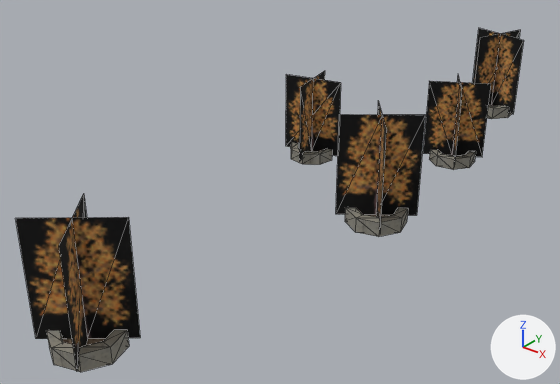
One commit to the OBJ model examples/vehicle-playground/res/models/urban/procgen-procpain-tree-park-large-x2zm2.obj: the scene before it, then after it.
Before and after are seen from a camera (50 mm lens) standing at (2.4, -37.3, 24.2) and looking at (-28.1, 0.8, 0.6). Lighting does not change. The marker at lower right points along +X, +Y and +Z. The picture after the commit comes second. Mesh edges are drawn as thin lines. Where no turn or scale is listed for an object, it has been applied to the vertices. Vertices at exactly the same position are counted once.

In view in the first picture: 'procgen-procpain-tree-park-large-x2zm2'.
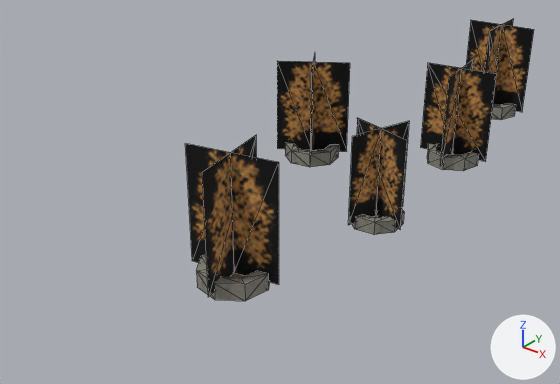
Changed parts and their boxes [x1, y1, x2, y2] in the pictures (560 x 384 px; the box of a moved part takes in the faces that stretch with it):
'procgen-procpain-tree-park-large-x2zm2', reshaped (31% narrower, 18% shorter)
    before: [16, 28, 524, 372]
    after: [185, 18, 534, 301]
part 1 of me_procgen_procpain_tree_park_large_x2zm2, moved or reshaped
    before: [473, 28, 524, 114]
    after: [466, 18, 534, 112]
part 2 of me_procgen_procpain_tree_park_large_x2zm2, moved or reshaped
    before: [286, 71, 341, 161]
    after: [277, 57, 350, 152]
part 3 of me_procgen_procpain_tree_park_large_x2zm2, moved or reshaped
    before: [336, 101, 426, 231]
    after: [349, 118, 409, 229]
part 4 of me_procgen_procpain_tree_park_large_x2zm2, moved or reshaped
    before: [423, 75, 491, 164]
    after: [420, 60, 497, 166]
part 5 of me_procgen_procpain_tree_park_large_x2zm2, moved or reshaped
    before: [16, 194, 140, 371]
    after: [185, 135, 279, 297]
part 6 of me_procgen_procpain_tree_park_large_x2zm2, moved or reshaped
    before: [487, 105, 511, 119]
    after: [491, 103, 516, 120]
part 7 of me_procgen_procpain_tree_park_large_x2zm2, moved or reshaped
    before: [291, 142, 332, 165]
    after: [285, 143, 339, 167]
part 8 of me_procgen_procpain_tree_park_large_x2zm2, moved or reshaped
    before: [345, 207, 408, 237]
    after: [352, 209, 404, 235]
part 9 of me_procgen_procpain_tree_park_large_x2zm2, moved or reshaped
    before: [429, 149, 476, 170]
    after: [427, 143, 479, 171]
part 10 of me_procgen_procpain_tree_park_large_x2zm2, moved or reshaped
    before: [46, 330, 129, 372]
    after: [196, 256, 270, 301]

What changed in the scene script:
```text
Change me_procgen_procpain_tree_park_large_x2zm2:
    used by ob_procgen_procpain_tree_park_large_x2zm2; location = (0.0, 0.0, 0.0)
    remove me_procgen_procpain_tree_park_large_x2zm2.from_pydata(...)  # 210 vertices, 340 faces; spans x -33.2..-19.0, y -20.4..29.1, z 0.0..7.5
    add me_procgen_procpain_tree_park_large_x2zm2.from_pydata(...)  # 210 vertices, 340 faces; spans x -33.2..-18.8, y -11.9..29.5, z 0.0..8.0
    me_procgen_procpain_tree_park_large_x2zm2 part 1: the loose piece of 10 vertices spanning x -26.8..-22.0, y 24.3..29.1, z 0.5..7.1 is turned -159.6 degrees about the z axis through its middle and scaled by 1.12, then moved by (0.0, 0.0, 0.4)
    me_procgen_procpain_tree_park_large_x2zm2 part 2: the loose piece of 10 vertices spanning x -33.2..-28.7, y 6.1..10.5, z 0.4..6.4 is turned -69 degrees about the z axis through its middle and scaled by 1.2, then moved by (0.0, 0.0, 0.7)
    me_procgen_procpain_tree_park_large_x2zm2 part 3: the loose piece of 10 vertices spanning x -23.2..-19.0, y 0.0..4.3, z 0.5..7.5 is turned 35.7 degrees about the z axis through its middle and scaled by 0.878, then moved by (0.0, 0.0, -0.5)
    me_procgen_procpain_tree_park_large_x2zm2 part 4: the loose piece of 10 vertices spanning x -23.9..-20.0, y 12.5..16.4, z 0.4..6.3 is turned -113 degrees about the z axis through its middle and scaled by 1.17, then moved by (0.0, 0.0, 0.6)
    me_procgen_procpain_tree_park_large_x2zm2 part 5: the loose piece of 10 vertices spanning x -27.2..-23.2, y -20.4..-16.3, z 0.5..7.4 is turned -27.6 degrees about the z axis through its middle and scaled by 1.09, then moved by (1.6, 9.2, 0.4)
    me_procgen_procpain_tree_park_large_x2zm2 part 6: the loose piece of 32 vertices spanning x -26.2..-22.5, y 24.9..28.6, z 0.0..1.0 is turned -159.6 degrees about the z axis through its middle and scaled by 1.12, then moved by (0.0, 0.0, 0.1)
    me_procgen_procpain_tree_park_large_x2zm2 part 7: the loose piece of 32 vertices spanning x -32.6..-29.2, y 6.6..10.0, z 0.0..0.9 is turned -69 degrees about the z axis through its middle and scaled by 1.2, then moved by (0.0, 0.0, 0.1)
    me_procgen_procpain_tree_park_large_x2zm2 part 8: the loose piece of 32 vertices spanning x -23.1..-19.1, y 0.1..4.2, z 0.0..1.0 is turned 35.7 degrees about the z axis through its middle and scaled by 0.878, then moved by (0.0, 0.0, -0.1)
    me_procgen_procpain_tree_park_large_x2zm2 part 9: the loose piece of 32 vertices spanning x -23.6..-20.2, y 12.7..16.1, z 0.0..0.9 is turned -113 degrees about the z axis through its middle and scaled by 1.17, then moved by (0.0, 0.0, 0.1)
    me_procgen_procpain_tree_park_large_x2zm2 part 10: the loose piece of 32 vertices spanning x -27.2..-23.2, y -20.4..-16.3, z 0.0..1.0 is turned -27.6 degrees about the z axis through its middle and scaled by 1.09, then moved by (1.6, 9.2, 0.0)
```
